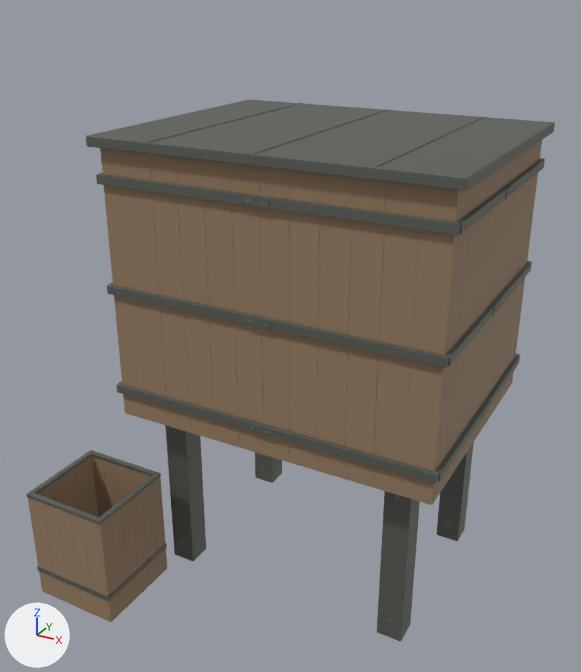
The glTF model game/assets/props/house_tank.glb: old version first, new version second.
Before and after are seen from a 50 mm lens placed at (2.83, -5.8, 5.03), pointed at (-0.24, -0.23, 2.24). Arrows for +X, +Y and +Z are at lower left; the lights stay in place. The picture after the commit comes second. Vertices at exactly the same position are counted once.

Objects in the first picture: 'Iron', 'Timber' and 1 more.
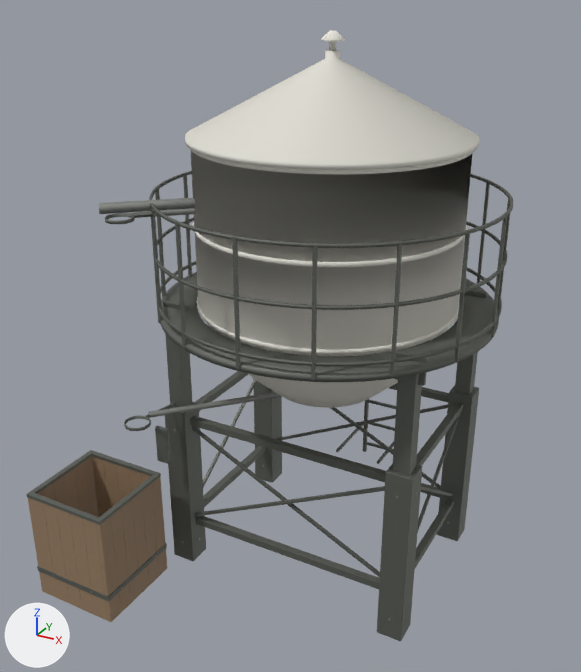
Pixel boxes [x1, y1, x2, y2] of what changed, in the pictures (581 x 672 px):
'Timber', reshaped (73% narrower, 65% shorter)
    before: [28, 140, 542, 622]
    after: [28, 456, 167, 622]
'Shell', added
    after: [185, 30, 479, 408]
'Iron', reshaped
    before: [26, 99, 555, 641]
    after: [26, 378, 479, 641]
'Structure', added
    after: [105, 171, 513, 589]
part 1 of me_cube_048, deleted
    before: [86, 99, 555, 484]
part 2 of me_cube_001, deleted (brown)
    before: [100, 140, 542, 505]
'Fasteners', unchanged, uncovered by the edit
    before: [52, 188, 514, 621]
    after: [52, 198, 475, 621]

What changed in the scene script:
```text
Add mat_enamel:
    mat_enamel = principled_material('enamel')
    mat_enamel.base_color = (0.82, 0.8, 0.72)  # white #eae7dd
    mat_enamel.roughness = 0.65
Change me_cube_048:
    used by ob_iron; location = (0.0, 0.0, 0.0)
    remove me_cube_048.from_pydata(...)  # 2240 vertices, 4320 faces; spans x -1.91..1.47, y -1.86..1.17, z 0.0..3.99
    add me_cube_048.from_pydata(...)  # 672 vertices, 1296 faces; spans x -1.91..1.16, y -1.86..0.86, z 0.0..1.6
    me_cube_048 part 1: 28 loose pieces with 1568 vertices, spanning x -1.47..1.47, y -1.17..1.17, z 1.82..3.99, are deleted
Change me_cube_001:
    used by ob_timber; location = (0.0, 0.0, 0.0)
    remove me_cube_001.from_pydata(...)  # 3824 vertices, 7372 faces; spans x -1.9..1.4, y -1.85..1.1, z 0.0..3.9
    add me_cube_001.from_pydata(...)  # 1288 vertices, 2484 faces; spans x -1.9..-1.1, y -1.85..-1.05, z 0.0..1.02
    me_cube_001 part 2: 47 loose pieces with 2536 vertices, spanning x -1.4..1.4, y -1.1..1.1, z 1.6..3.9, are deleted
Add me_cube_036:
    me_cube_036.from_pydata(...)  # 5948 vertices, 11624 faces; spans x -1.44..1.44, y -1.44..1.53, z 0.15..3.49
    me_cube_036.materials.append(mat_cast_iron)  # grey #6f736c
Add me_dishedtank:
    me_dishedtank.from_pydata(...)  # 8204 vertices, 15232 faces; spans x -1.14..1.14, y -1.14..1.14, z 1.6..4.7
    me_dishedtank.materials.append(mat_enamel)  # white #eae7dd
Add ob_structure:
    ob_structure = bpy.data.objects.new('Structure', me_cube_036)
    ob_structure.location = (0.0, 0.0, 0.0)
Add ob_shell:
    ob_shell = bpy.data.objects.new('Shell', me_dishedtank)
    ob_shell.location = (0.0, 0.0, 0.0)
```
